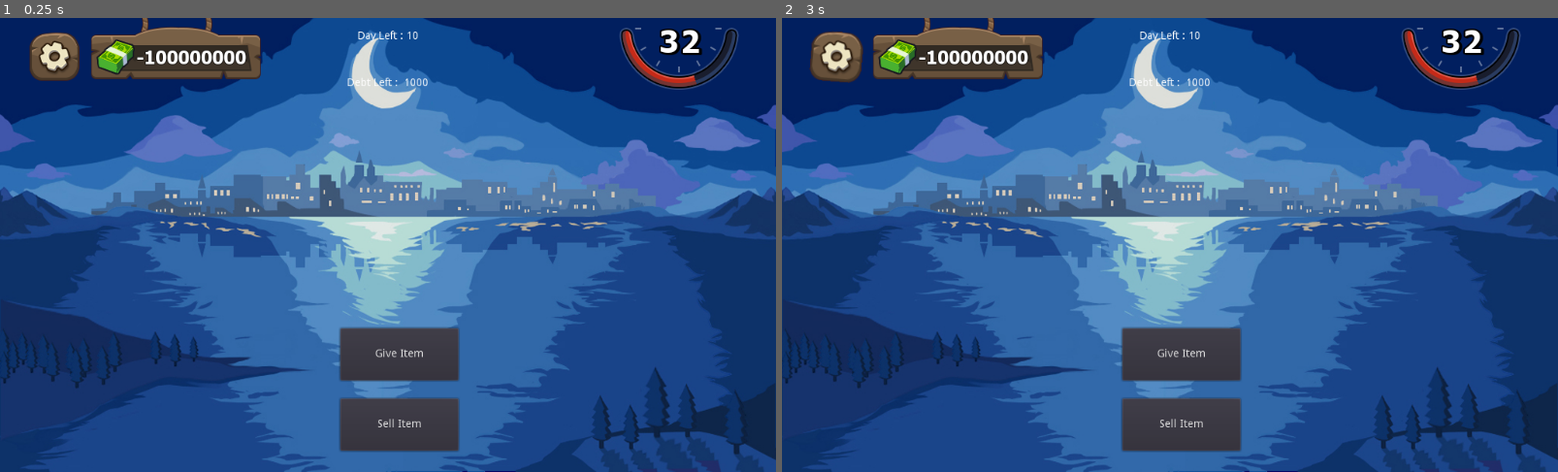
Above: before the commit, frames 1-2 (left to right).
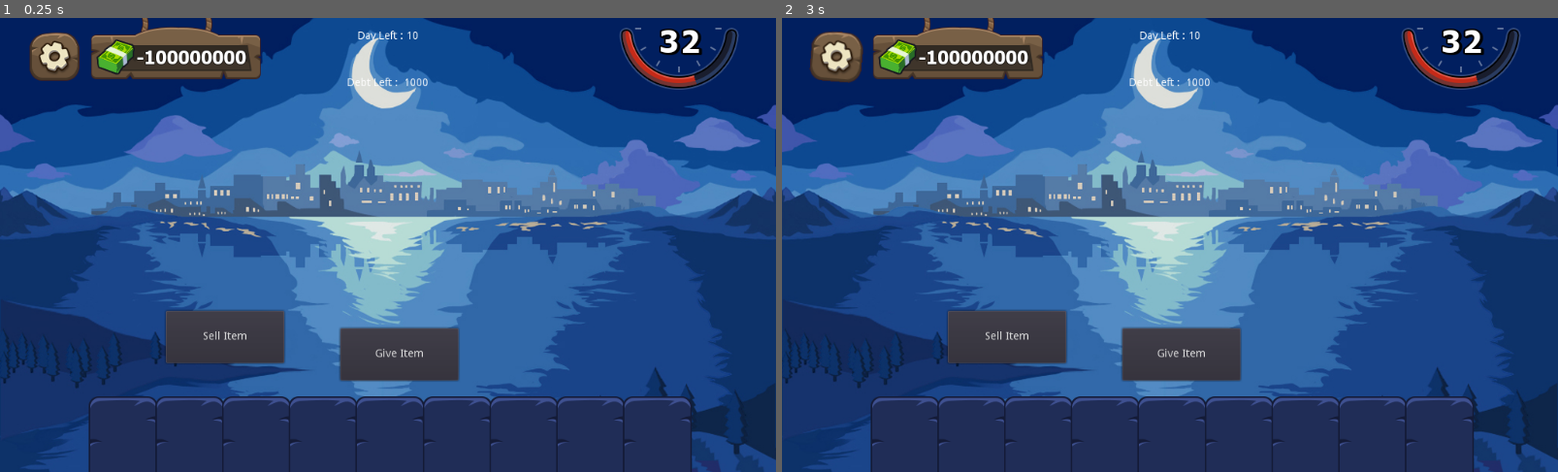
Above: after the commit, the same moments.

Repository: BanksiaGames/Project_BanksiaCliche
Game: Godot game, scene res://Scenes/Main.tscn
Same seed, same stepped clock (60 frames per second), same inputs: the game is played once before the commit and once after it. The project has no main scene, so this scene is started directly.
Inputs (mouse positions are in pixels of both pictures, inside the frame that each line leads up to):
- Up to frame 1 (0.25 s): no input
- Up to frame 2 (3 s): click "Give Item" at 0.5 s; click "Sell Item" at 1.25 s; click (836, 54) at 2 s; tap Enter at 2.75, 2.85 s; move the mouse to (1340, 222) at 2.77 s; hold Up from 2.78 s (still down); click (1340, 222) at 2.92 s

The runs differ from the first frame. In frame 1, 13% of the frame differs, in the area x 11-90%, y 64-100%; in frame 2, 13%.

Commit message:
Inventory WIP

Diff:
--- /dev/null
+++ b/Game_Cliche/Scripts/InventorySlot.gd
@@ -0,0 +1,29 @@
+extends Control
+
+
+# Declare member variables here. Examples:
+# var a = 2
+# var b = "text"
+
+export var normalTexture : Texture
+export var hoverTexture : Texture
+
+# Called when the node enters the scene tree for the first time.
+func _ready():
+	pass # Replace with function body.
+
+
+# Called every frame. 'delta' is the elapsed time since the previous frame.
+#func _process(delta):
+#	pass
+
+
+func _on_InventorySlot_mouse_entered():
+	$TextureRect.texture = hoverTexture
+	$TextureRect2.show()
+
+
+
+func _on_InventorySlot_mouse_exited():
+	$TextureRect.texture = normalTexture
+	$TextureRect2.hide()
--- /dev/null
+++ b/Game_Cliche/UIScenes/InventorySlot.tscn
@@ -0,0 +1,32 @@
+[gd_scene load_steps=5 format=2]
+
+[ext_resource path="res://Textures/UI/Button_Item1.png" type="Texture" id=1]
+[ext_resource path="res://Scripts/InventorySlot.gd" type="Script" id=2]
+[ext_resource path="res://Textures/UI/Button_Item2.png" type="Texture" id=3]
+[ext_resource path="res://Textures/UI/BG_Dialogue.png" type="Texture" id=4]
+
+[node name="InventorySlot" type="Control"]
+anchor_right = 1.0
+anchor_bottom = 1.0
+margin_right = -1024.0
+margin_bottom = -600.0
+size_flags_horizontal = 3
+size_flags_vertical = 3
+script = ExtResource( 2 )
+normalTexture = ExtResource( 1 )
+hoverTexture = ExtResource( 3 )
+
+[node name="TextureRect" type="TextureRect" parent="."]
+margin_right = 40.0
+margin_bottom = 40.0
+texture = ExtResource( 1 )
+
+[node name="TextureRect2" type="TextureRect" parent="."]
+visible = false
+margin_left = -31.0
+margin_top = -94.0
+margin_right = 132.0
+texture = ExtResource( 4 )
+
+[connection signal="mouse_entered" from="." to="." method="_on_InventorySlot_mouse_entered"]
+[connection signal="mouse_exited" from="." to="." method="_on_InventorySlot_mouse_exited"]
--- a/Game_Cliche/UIScenes/MainHUD.tscn
+++ b/Game_Cliche/UIScenes/MainHUD.tscn
@@ -8,6 +8,7 @@
 [ext_resource path="res://Textures/UI/Frame_Debt.png" type="Texture" id=6]
 [ext_resource path="res://Textures/UI/ProgressBar_Time2.png" type="Texture" id=7]
 [ext_resource path="res://Textures/UI/ProgressBar_Time1.png" type="Texture" id=8]
+[ext_resource path="res://UIScenes/InventorySlot.tscn" type="PackedScene" id=9]
 
 [sub_resource type="Animation" id=1]
 resource_name = "Button_SettingPressed"
@@ -89,10 +90,10 @@
 text = "Give Item"
 
 [node name="ButtonSell" type="Button" parent="InGame"]
-margin_left = 449.0
-margin_top = 503.0
-margin_right = 605.0
-margin_bottom = 572.0
+margin_left = 219.0
+margin_top = 387.0
+margin_right = 375.0
+margin_bottom = 456.0
 text = "Sell Item"
 
 [node name="Label_DayLeft" type="Label" parent="InGame"]
@@ -231,5 +232,81 @@
 align = 1
 valign = 1
 
+[node name="HBoxContainer" type="HBoxContainer" parent="."]
+anchor_left = 0.5
+anchor_top = 1.0
+anchor_right = 0.5
+anchor_bottom = 1.0
+margin_left = -395.0
+margin_top = -100.0
+margin_right = 395.0
+grow_horizontal = 2
+alignment = 1
+__meta__ = {
+"_edit_group_": true
+}
+
+[node name="InventorySlot" parent="HBoxContainer" instance=ExtResource( 9 )]
+anchor_right = 0.0
+anchor_bottom = 0.0
+margin_right = 84.0
+margin_bottom = 100.0
+
+[node name="InventorySlot2" parent="HBoxContainer" instance=ExtResource( 9 )]
+anchor_right = 0.0
+anchor_bottom = 0.0
+margin_left = 88.0
+margin_right = 172.0
+margin_bottom = 100.0
+
+[node name="InventorySlot3" parent="HBoxContainer" instance=ExtResource( 9 )]
+anchor_right = 0.0
+anchor_bottom = 0.0
+margin_left = 176.0
+margin_right = 260.0
+margin_bottom = 100.0
+
+[node name="InventorySlot4" parent="HBoxContainer" instance=ExtResource( 9 )]
+anchor_right = 0.0
+anchor_bottom = 0.0
+margin_left = 264.0
+margin_right = 348.0
+margin_bottom = 100.0
+
+[node name="InventorySlot5" parent="HBoxContainer" instance=ExtResource( 9 )]
+anchor_right = 0.0
+anchor_bottom = 0.0
+margin_left = 352.0
+margin_right = 437.0
+margin_bottom = 100.0
+
+[node name="InventorySlot6" parent="HBoxContainer" instance=ExtResource( 9 )]
+anchor_right = 0.0
+anchor_bottom = 0.0
+margin_left = 441.0
+margin_right = 525.0
+margin_bottom = 100.0
+
+[node name="InventorySlot7" parent="HBoxContainer" instance=ExtResource( 9 )]
+anchor_right = 0.0
+anchor_bottom = 0.0
+margin_left = 529.0
+margin_right = 613.0
+margin_bottom = 100.0
+
+[node name="InventorySlot8" parent="HBoxContainer" instance=ExtResource( 9 )]
+anchor_right = 0.0
+anchor_bottom = 0.0
+margin_left = 617.0
+margin_right = 701.0
+margin_bottom = 100.0
+
+[node name="InventorySlot9" parent="HBoxContainer" instance=ExtResource( 9 )]
+anchor_right = 0.0
+anchor_bottom = 0.0
+margin_left = 705.0
+margin_right = 790.0
+margin_bottom = 100.0
+
 [connection signal="button_down" from="TextureButton" to="TextureButton" method="_on_TextureButton_button_down"]
 [connection signal="button_up" from="TextureButton" to="TextureButton" method="_on_TextureButton_button_up"]
Not shown: 1 places in Game_Cliche/UIScenes/MainHUD.tscn that only renumber resources
